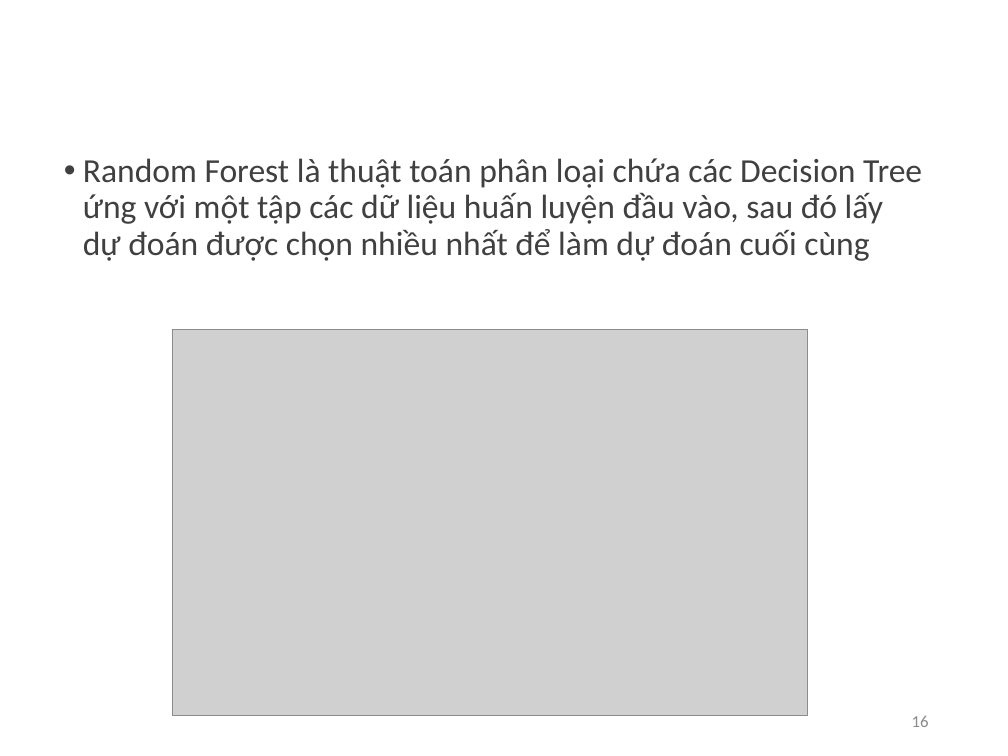
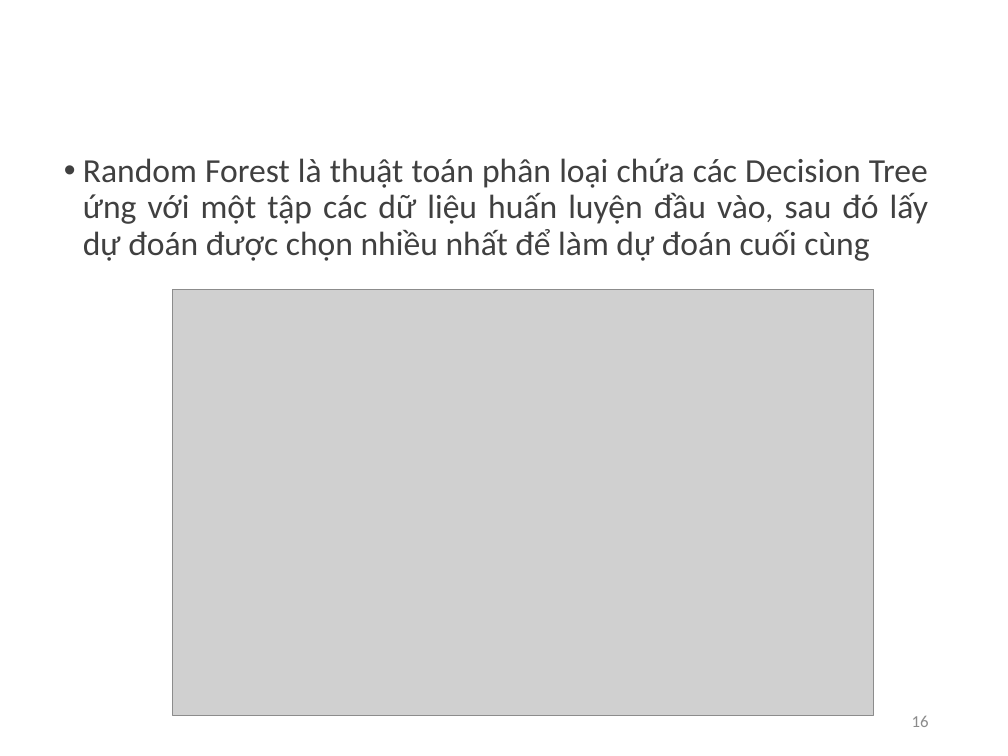
Before and after one commit to nguyennam2910/TriMun, a slide deck: slide 16 of Slide Thesis.pptx. Drawn at 1008x756 pixels with LibreOffice and Linux fonts; fonts in the diff are those of the drawing; grey boxes stand for pictures; background and template pictures are left out. Boxes give left, top, right and bottom in pixels: in the first picture for what was removed or moved away, otherwise in the second. Text is boxed around its words. In the diff, an @@ line names an element or a change of style, - is before the commit and + after.

```diff
--- a/Slide Thesis.pptx
+++ b/Slide Thesis.pptx
@@ text "Random Forest là thuật toán ..." at (83,158,928,261): alignment left to justified @@
@@ picture: place and size @@
-picture at (172,330,807,716)
+picture at (172,289,873,716)
```
Also in this commit, not shown: 17 other slides changed, 2 slides added, 2 other files.
